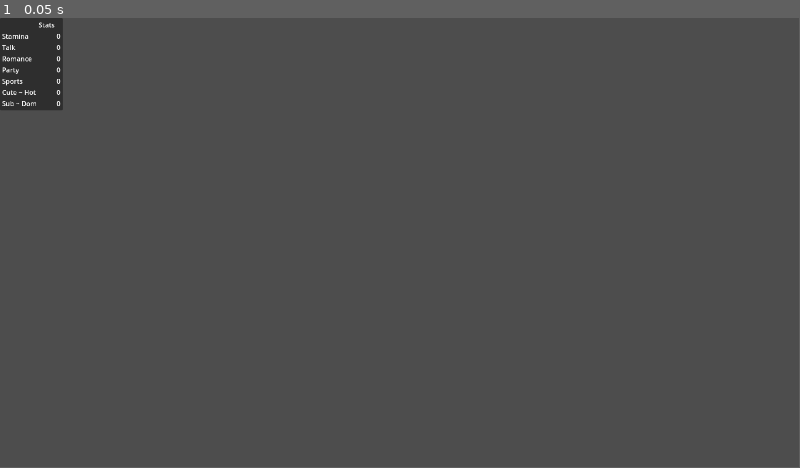
Above: before the commit, frame 1.
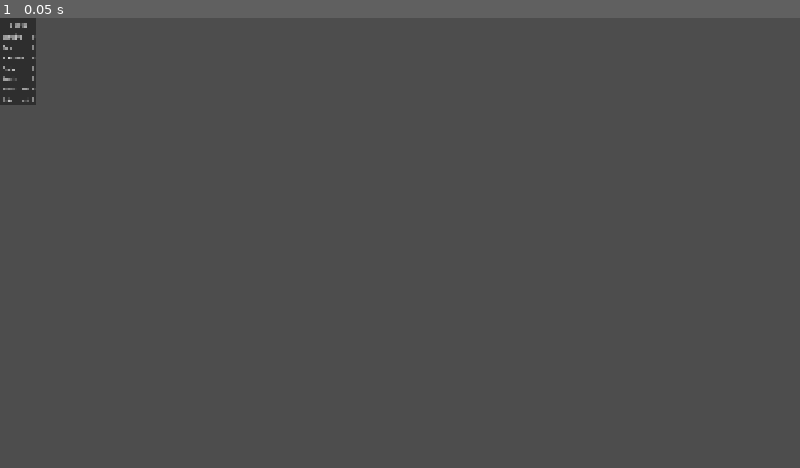
Above: after the commit, the same moment.

Repository: NikkoTP/godot-bootstrap
Game: Godot game, scene res://scenes/stats_window.tscn
Two runs of this game, one before a commit and one after it. Both use one fixed random seed, a clock stepped at 60 frames per second and the inputs below. This scene is started directly instead of the project's main scene.
Inputs:
- Up to frame 1 (0.05 s): no input
In our replay, the window is 799x449 before the commit and 800x450 after it. These sizes can differ from the game's own. Grey fills any space a smaller window leaves; there, only what the larger window draws over its background counts as a difference.

The runs differ from the first frame. In frame 1, 0.9% of the frame differs, in the area x 0-8%, y 0-21%.
Error in both runs: Invalid access to property or key 'stamina' on a base object of type 'Nil'. (res://scripts/stats_window.gd:26)

Commit message:
Refactored stats window. Fixed sizing issue (Set font size, save scene!)

Diff:
--- a/project.godot
+++ b/project.godot
@@ -19,6 +19,8 @@
 
 window/size/viewport_width=1920
 window/size/viewport_height=1080
+window/stretch/mode="canvas_items"
+window/stretch/aspect="expand"
 
 [rendering]
 
--- a/scenes/game.tscn
+++ b/scenes/game.tscn
@@ -12,17 +12,19 @@
 [node name="SpawnTimer" type="Timer" parent="."]
 one_shot = true
 
-[node name="Stage" parent="." instance=ExtResource("1_uwrxv")]
+[node name="StageContainer" type="Node2D" parent="."]
 
-[node name="Player" parent="." instance=ExtResource("2_yqjtg")]
+[node name="Stage" parent="StageContainer" instance=ExtResource("1_uwrxv")]
+
+[node name="Player" parent="StageContainer" instance=ExtResource("2_yqjtg")]
 z_index = 4
 position = Vector2(55, 99)
 
-[node name="Hoe" parent="." node_paths=PackedStringArray("stats") instance=ExtResource("3_lnu2h")]
+[node name="Hoe" parent="StageContainer" node_paths=PackedStringArray("stats") instance=ExtResource("3_lnu2h")]
 position = Vector2(120, 66)
 stats = NodePath("Stats")
 
-[node name="Stats" type="Node" parent="Hoe"]
+[node name="Stats" type="Node" parent="StageContainer/Hoe"]
 script = ExtResource("4_lbhrr")
 talk = 14
 romance = 20
@@ -32,11 +34,11 @@
 cuteToHot = -0.552
 metadata/_custom_type_script = "uid://d048fj6hgeu2i"
 
-[node name="Hoe2" parent="." node_paths=PackedStringArray("stats") instance=ExtResource("3_lnu2h")]
+[node name="Hoe2" parent="StageContainer" node_paths=PackedStringArray("stats") instance=ExtResource("3_lnu2h")]
 position = Vector2(88, 66)
 stats = NodePath("Stats")
 
-[node name="Stats" type="Node" parent="Hoe2"]
+[node name="Stats" type="Node" parent="StageContainer/Hoe2"]
 script = ExtResource("4_lbhrr")
 talk = 5
 romance = 6
@@ -46,11 +48,11 @@
 cuteToHot = 0.324
 metadata/_custom_type_script = "uid://d048fj6hgeu2i"
 
-[node name="Hoe3" parent="." node_paths=PackedStringArray("stats") instance=ExtResource("3_lnu2h")]
+[node name="Hoe3" parent="StageContainer" node_paths=PackedStringArray("stats") instance=ExtResource("3_lnu2h")]
 position = Vector2(56, 66)
 stats = NodePath("Stats")
 
-[node name="Stats" type="Node" parent="Hoe3"]
+[node name="Stats" type="Node" parent="StageContainer/Hoe3"]
 script = ExtResource("4_lbhrr")
 talk = 8
 romance = 8
--- a/scenes/player.tscn
+++ b/scenes/player.tscn
@@ -55,4 +55,4 @@
 shape = SubResource("CircleShape2D_fjrip")
 
 [node name="Camera2D" type="Camera2D" parent="."]
-zoom = Vector2(3.5, 3.5)
+zoom = Vector2(2.75, 2.75)
--- a/scenes/stats_window.tscn
+++ b/scenes/stats_window.tscn
@@ -1,157 +1,207 @@
-[gd_scene load_steps=2 format=3 uid="uid://buqamrk34t3pe"]
+[gd_scene load_steps=2 format=3 uid="uid://dshjykyorhu1b"]
 
 [ext_resource type="Script" uid="uid://ixgcbj5gqm8a" path="res://scripts/stats_window.gd" id="1_06noq"]
 
 [node name="StatsWindow" type="Control"]
 layout_mode = 3
-anchors_preset = 0
-offset_right = 71.0
-offset_bottom = 62.0
-size_flags_horizontal = 4
-size_flags_vertical = 4
+anchors_preset = 15
+anchor_right = 1.0
+anchor_bottom = 1.0
+grow_horizontal = 2
+grow_vertical = 2
 script = ExtResource("1_06noq")
 
 [node name="PanelContainer" type="PanelContainer" parent="."]
 layout_mode = 0
-offset_right = 136.0
-offset_bottom = 222.0
-
-[node name="MarginContainer" type="MarginContainer" parent="PanelContainer"]
-layout_mode = 2
-theme_override_constants/margin_left = 5
-theme_override_constants/margin_top = 5
-theme_override_constants/margin_right = 5
-theme_override_constants/margin_bottom = 5
-
-[node name="GridContainer" type="GridContainer" parent="PanelContainer/MarginContainer"]
+offset_right = 40.0
+offset_bottom = 40.0
+
+[node name="VBoxContainer" type="VBoxContainer" parent="PanelContainer"]
+layout_mode = 2
+
+[node name="MarginContainer" type="MarginContainer" parent="PanelContainer/VBoxContainer"]
+layout_mode = 2
+theme_override_constants/margin_left = 4
+theme_override_constants/margin_top = 2
+theme_override_constants/margin_right = 4
+theme_override_constants/margin_bottom = 2
+
+[node name="LabelTitle" type="Label" parent="PanelContainer/VBoxContainer/MarginContainer"]
 layout_mode = 2
 size_flags_horizontal = 4
-size_flags_vertical = 4
+size_flags_vertical = 2
+text = "sfadfafasfffa"
+horizontal_alignment = 1
+vertical_alignment = 1
+
+[node name="MarginContainer2" type="MarginContainer" parent="PanelContainer/VBoxContainer"]
+layout_mode = 2
+theme_override_constants/margin_left = 4
+theme_override_constants/margin_top = 2
+theme_override_constants/margin_right = 4
+theme_override_constants/margin_bottom = 2
+
+[node name="GridContainer" type="GridContainer" parent="PanelContainer/VBoxContainer/MarginContainer2"]
+layout_mode = 2
 columns = 3
 
-[node name="Empty" type="Label" parent="PanelContainer/MarginContainer/GridContainer"]
-layout_mode = 2
-size_flags_horizontal = 0
-vertical_alignment = 1
-
-[node name="LabelTitle" type="Label" parent="PanelContainer/MarginContainer/GridContainer"]
-layout_mode = 2
-size_flags_horizontal = 4
-text = "sfadfafasfffa"
-
-[node name="Empty2" type="Label" parent="PanelContainer/MarginContainer/GridContainer"]
-layout_mode = 2
-size_flags_horizontal = 0
-vertical_alignment = 1
-
-[node name="LabelStamina" type="Label" parent="PanelContainer/MarginContainer/GridContainer"]
-layout_mode = 2
-size_flags_horizontal = 0
-text = "0"
-vertical_alignment = 1
-
-[node name="Empty3" type="Label" parent="PanelContainer/MarginContainer/GridContainer"]
-layout_mode = 2
-size_flags_horizontal = 0
-vertical_alignment = 1
-
-[node name="LabelStaminaValue" type="Label" parent="PanelContainer/MarginContainer/GridContainer"]
-layout_mode = 2
-size_flags_horizontal = 8
-text = "0"
-
-[node name="LabelTalk" type="Label" parent="PanelContainer/MarginContainer/GridContainer"]
-layout_mode = 2
-size_flags_horizontal = 0
-text = "0"
-vertical_alignment = 1
-
-[node name="Empty4" type="Label" parent="PanelContainer/MarginContainer/GridContainer"]
-layout_mode = 2
-size_flags_horizontal = 0
-vertical_alignment = 1
-
-[node name="LabelTalkValue" type="Label" parent="PanelContainer/MarginContainer/GridContainer"]
-layout_mode = 2
-size_flags_horizontal = 8
-text = "0"
-
-[node name="LabelRomance" type="Label" parent="PanelContainer/MarginContainer/GridContainer"]
-layout_mode = 2
-size_flags_horizontal = 0
-text = "0"
-vertical_alignment = 1
-
-[node name="Empty5" type="Label" parent="PanelContainer/MarginContainer/GridContainer"]
-layout_mode = 2
-size_flags_horizontal = 0
-vertical_alignment = 1
-
-[node name="LabelRomanceValue" type="Label" parent="PanelContainer/MarginContainer/GridContainer"]
-layout_mode = 2
-size_flags_horizontal = 8
-text = "0"
-
-[node name="LabelParty" type="Label" parent="PanelContainer/MarginContainer/GridContainer"]
-layout_mode = 2
-size_flags_horizontal = 0
-text = "0"
-vertical_alignment = 1
-
-[node name="Empty6" type="Label" parent="PanelContainer/MarginContainer/GridContainer"]
-layout_mode = 2
-size_flags_horizontal = 0
-vertical_alignment = 1
-
-[node name="LabelPartyValue" type="Label" parent="PanelContainer/MarginContainer/GridContainer"]
-layout_mode = 2
-size_flags_horizontal = 8
-text = "0"
-
-[node name="LabelSports" type="Label" parent="PanelContainer/MarginContainer/GridContainer"]
-layout_mode = 2
-size_flags_horizontal = 0
-text = "0"
-vertical_alignment = 1
-
-[node name="Empty7" type="Label" parent="PanelContainer/MarginContainer/GridContainer"]
-layout_mode = 2
-size_flags_horizontal = 0
-vertical_alignment = 1
-
-[node name="LabelSportsValue" type="Label" parent="PanelContainer/MarginContainer/GridContainer"]
-layout_mode = 2
-size_flags_horizontal = 8
-text = "0"
-
-[node name="LabelCuteToHot" type="Label" parent="PanelContainer/MarginContainer/GridContainer"]
-layout_mode = 2
-size_flags_horizontal = 0
-text = "0"
-vertical_alignment = 1
-
-[node name="Empty8" type="Label" parent="PanelContainer/MarginContainer/GridContainer"]
-layout_mode = 2
-size_flags_horizontal = 0
-vertical_alignment = 1
-
-[node name="LabelCuteToHotValue" type="Label" parent="PanelContainer/MarginContainer/GridContainer"]
-layout_mode = 2
-size_flags_horizontal = 8
-text = "0"
-
-[node name="LabelSubToDom" type="Label" parent="PanelContainer/MarginContainer/GridContainer"]
-layout_mode = 2
-size_flags_horizontal = 0
-text = "0"
-vertical_alignment = 1
-
-[node name="Empty9" type="Label" parent="PanelContainer/MarginContainer/GridContainer"]
-layout_mode = 2
-size_flags_horizontal = 0
-vertical_alignment = 1
-
-[node name="LabelSubToDomValue" type="Label" parent="PanelContainer/MarginContainer/GridContainer"]
-layout_mode = 2
-size_flags_horizontal = 8
-text = "0"
+[node name="LabelStamina" type="Label" parent="PanelContainer/VBoxContainer/MarginContainer2/GridContainer"]
+layout_mode = 2
+size_flags_horizontal = 2
+size_flags_vertical = 6
+size_flags_stretch_ratio = 2.0
+theme_override_font_sizes/font_size = 12
+text = "0"
+horizontal_alignment = 1
+vertical_alignment = 1
+
+[node name="Spacer" type="Control" parent="PanelContainer/VBoxContainer/MarginContainer2/GridContainer"]
+layout_mode = 2
+size_flags_horizontal = 3
+size_flags_vertical = 3
+
+[node name="LabelStaminaValue" type="Label" parent="PanelContainer/VBoxContainer/MarginContainer2/GridContainer"]
+layout_mode = 2
+size_flags_horizontal = 10
+size_flags_vertical = 6
+size_flags_stretch_ratio = 2.0
+theme_override_font_sizes/font_size = 12
+text = "0"
+
+[node name="LabelTalk" type="Label" parent="PanelContainer/VBoxContainer/MarginContainer2/GridContainer"]
+layout_mode = 2
+size_flags_horizontal = 2
+size_flags_vertical = 6
+size_flags_stretch_ratio = 2.0
+theme_override_font_sizes/font_size = 12
+text = "0"
+horizontal_alignment = 1
+vertical_alignment = 1
+
+[node name="Spacer2" type="Control" parent="PanelContainer/VBoxContainer/MarginContainer2/GridContainer"]
+layout_mode = 2
+size_flags_horizontal = 3
+size_flags_vertical = 3
+
+[node name="LabelTalkValue" type="Label" parent="PanelContainer/VBoxContainer/MarginContainer2/GridContainer"]
+layout_mode = 2
+size_flags_horizontal = 10
+size_flags_vertical = 6
+size_flags_stretch_ratio = 2.0
+theme_override_font_sizes/font_size = 12
+text = "0"
+
+[node name="LabelRomance" type="Label" parent="PanelContainer/VBoxContainer/MarginContainer2/GridContainer"]
+layout_mode = 2
+size_flags_horizontal = 2
+size_flags_vertical = 6
+size_flags_stretch_ratio = 2.0
+theme_override_font_sizes/font_size = 12
+text = "0"
+horizontal_alignment = 1
+vertical_alignment = 1
+
+[node name="Spacer3" type="Control" parent="PanelContainer/VBoxContainer/MarginContainer2/GridContainer"]
+layout_mode = 2
+size_flags_horizontal = 3
+size_flags_vertical = 3
+
+[node name="LabelRomanceValue" type="Label" parent="PanelContainer/VBoxContainer/MarginContainer2/GridContainer"]
+layout_mode = 2
+size_flags_horizontal = 10
+size_flags_vertical = 6
+size_flags_stretch_ratio = 2.0
+theme_override_font_sizes/font_size = 12
+text = "0"
+
+[node name="LabelParty" type="Label" parent="PanelContainer/VBoxContainer/MarginContainer2/GridContainer"]
+layout_mode = 2
+size_flags_horizontal = 2
+size_flags_vertical = 6
+size_flags_stretch_ratio = 2.0
+theme_override_font_sizes/font_size = 12
+text = "0"
+horizontal_alignment = 1
+vertical_alignment = 1
+
+[node name="Spacer4" type="Control" parent="PanelContainer/VBoxContainer/MarginContainer2/GridContainer"]
+layout_mode = 2
+size_flags_horizontal = 3
+size_flags_vertical = 3
+
+[node name="LabelPartyValue" type="Label" parent="PanelContainer/VBoxContainer/MarginContainer2/GridContainer"]
+layout_mode = 2
+size_flags_horizontal = 10
+size_flags_vertical = 6
+size_flags_stretch_ratio = 2.0
+theme_override_font_sizes/font_size = 12
+text = "0"
+
+[node name="LabelSports" type="Label" parent="PanelContainer/VBoxContainer/MarginContainer2/GridContainer"]
+layout_mode = 2
+size_flags_horizontal = 2
+size_flags_vertical = 6
+size_flags_stretch_ratio = 2.0
+theme_override_font_sizes/font_size = 12
+text = "0"
+horizontal_alignment = 1
+vertical_alignment = 1
+
+[node name="Spacer5" type="Control" parent="PanelContainer/VBoxContainer/MarginContainer2/GridContainer"]
+layout_mode = 2
+size_flags_horizontal = 3
+size_flags_vertical = 3
+
+[node name="LabelSportsValue" type="Label" parent="PanelContainer/VBoxContainer/MarginContainer2/GridContainer"]
+layout_mode = 2
+size_flags_horizontal = 10
+size_flags_vertical = 6
+size_flags_stretch_ratio = 2.0
+theme_override_font_sizes/font_size = 12
+text = "0"
+
+[node name="LabelSubToDom" type="Label" parent="PanelContainer/VBoxContainer/MarginContainer2/GridContainer"]
+layout_mode = 2
+size_flags_horizontal = 2
+size_flags_vertical = 6
+size_flags_stretch_ratio = 2.0
+theme_override_font_sizes/font_size = 12
+text = "0"
+horizontal_alignment = 1
+vertical_alignment = 1
+
+[node name="Spacer6" type="Control" parent="PanelContainer/VBoxContainer/MarginContainer2/GridContainer"]
+layout_mode = 2
+size_flags_horizontal = 3
+size_flags_vertical = 3
+
+[node name="LabelSubToDomValue" type="Label" parent="PanelContainer/VBoxContainer/MarginContainer2/GridContainer"]
+layout_mode = 2
+size_flags_horizontal = 10
+size_flags_vertical = 6
+size_flags_stretch_ratio = 2.0
+theme_override_font_sizes/font_size = 12
+text = "0"
+
+[node name="LabelCuteToHot" type="Label" parent="PanelContainer/VBoxContainer/MarginContainer2/GridContainer"]
+layout_mode = 2
+size_flags_horizontal = 2
+size_flags_vertical = 6
+size_flags_stretch_ratio = 2.0
+theme_override_font_sizes/font_size = 12
+text = "0"
+horizontal_alignment = 1
+vertical_alignment = 1
+
+[node name="Spacer7" type="Control" parent="PanelContainer/VBoxContainer/MarginContainer2/GridContainer"]
+layout_mode = 2
+size_flags_horizontal = 3
+size_flags_vertical = 3
+
+[node name="LabelCuteToHotValue" type="Label" parent="PanelContainer/VBoxContainer/MarginContainer2/GridContainer"]
+layout_mode = 2
+size_flags_horizontal = 10
+size_flags_vertical = 6
+size_flags_stretch_ratio = 2.0
+theme_override_font_sizes/font_size = 12
+text = "0"
--- a/scripts/game.gd
+++ b/scripts/game.gd
@@ -1,6 +1,6 @@
 extends Node2D
 
-@onready var stage = $Stage
+@onready var stage = $StageContainer/Stage
 @onready var spawnTimer: Timer = $SpawnTimer
 
 var johnScene = load("res://scenes/john.tscn")
--- a/scripts/stats_window.gd
+++ b/scripts/stats_window.gd
@@ -9,24 +9,24 @@
 const labelParty = "Party"
 const labelSports = "Sports"
 const labelSubToDom = "Sub ~ Dom"
-const labelCuteToDom = "Cute ~ Hot"
+const labelCuteToHot = "Cute ~ Hot"
 
 
 # Called when the node enters the scene tree for the first time.
 func _ready() -> void:
-	$PanelContainer/MarginContainer/GridContainer/LabelTitle.text = labelTitle
-	$PanelContainer/MarginContainer/GridContainer/LabelStamina.text = labelStamina
-	$PanelContainer/MarginContainer/GridContainer/LabelTalk.text = labelTalk
-	$PanelContainer/MarginContainer/GridContainer/LabelRomance.text = labelRomance
-	$PanelContainer/MarginContainer/GridContainer/LabelParty.text = labelParty
-	$PanelContainer/MarginContainer/GridContainer/LabelSports.text = labelSports
-	$PanelContainer/MarginContainer/GridContainer/LabelSubToDom.text = labelSubToDom
-	$PanelContainer/MarginContainer/GridContainer/LabelCuteToHot.text = labelCuteToDom
+	$PanelContainer/VBoxContainer/MarginContainer/LabelTitle.text = labelTitle
+	$PanelContainer/VBoxContainer/MarginContainer2/GridContainer/LabelStamina.text = labelStamina
+	$PanelContainer/VBoxContainer/MarginContainer2/GridContainer/LabelTalk.text = labelTalk
+	$PanelContainer/VBoxContainer/MarginContainer2/GridContainer/LabelRomance.text = labelRomance
+	$PanelContainer/VBoxContainer/MarginContainer2/GridContainer/LabelParty.text = labelParty
+	$PanelContainer/VBoxContainer/MarginContainer2/GridContainer/LabelSports.text = labelSports
+	$PanelContainer/VBoxContainer/MarginContainer2/GridContainer/LabelSubToDom.text = labelSubToDom
+	$PanelContainer/VBoxContainer/MarginContainer2/GridContainer/LabelCuteToHot.text = labelCuteToHot
 
-	$PanelContainer/MarginContainer/GridContainer/LabelStaminaValue.text = str(stats.stamina)
-	$PanelContainer/MarginContainer/GridContainer/LabelTalkValue.text = str(stats.talk)
-	$PanelContainer/MarginContainer/GridContainer/LabelRomanceValue.text = str(stats.romance)
-	$PanelContainer/MarginContainer/GridContainer/LabelPartyValue.text = str(stats.party)
-	$PanelContainer/MarginContainer/GridContainer/LabelSportsValue.text = str(stats.sports)
-	$PanelContainer/MarginContainer/GridContainer/LabelSubToDomValue.text = str(stats.subToDom)
-	$PanelContainer/MarginContainer/GridContainer/LabelCuteToHotValue.text = str(stats.cuteToHot)
+	$PanelContainer/VBoxContainer/MarginContainer2/GridContainer/LabelStaminaValue.text = str(stats.stamina)
+	$PanelContainer/VBoxContainer/MarginContainer2/GridContainer/LabelTalkValue.text = str(stats.talk)
+	$PanelContainer/VBoxContainer/MarginContainer2/GridContainer/LabelRomanceValue.text = str(stats.romance)
+	$PanelContainer/VBoxContainer/MarginContainer2/GridContainer/LabelPartyValue.text = str(stats.party)
+	$PanelContainer/VBoxContainer/MarginContainer2/GridContainer/LabelSportsValue.text = str(stats.sports)
+	$PanelContainer/VBoxContainer/MarginContainer2/GridContainer/LabelSubToDomValue.text = str(stats.subToDom)
+	$PanelContainer/VBoxContainer/MarginContainer2/GridContainer/LabelCuteToHotValue.text = str(stats.cuteToHot)
